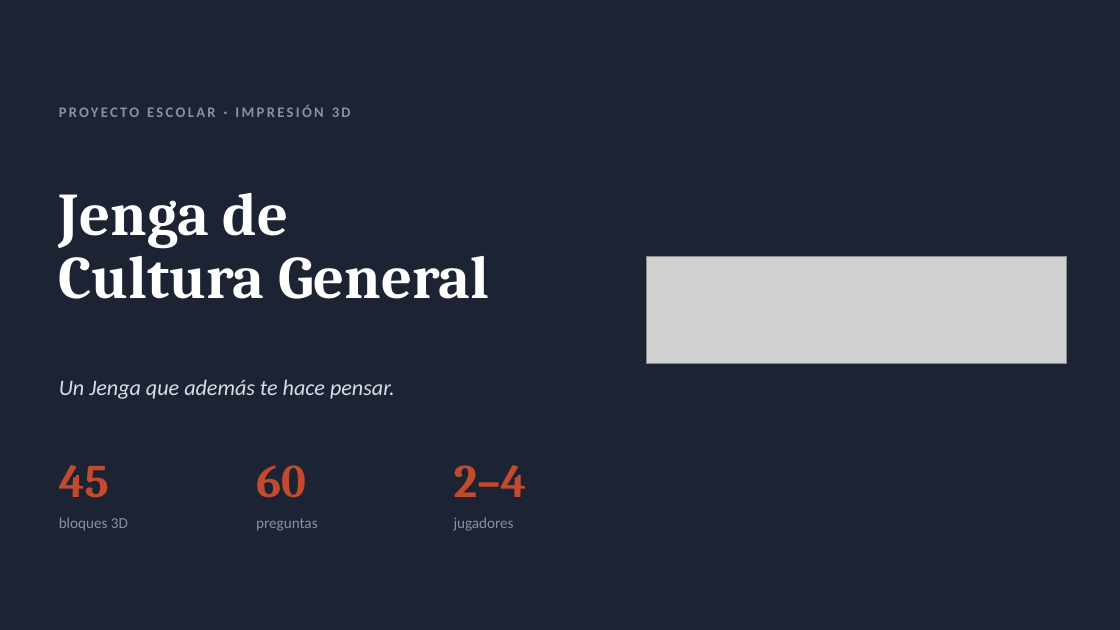
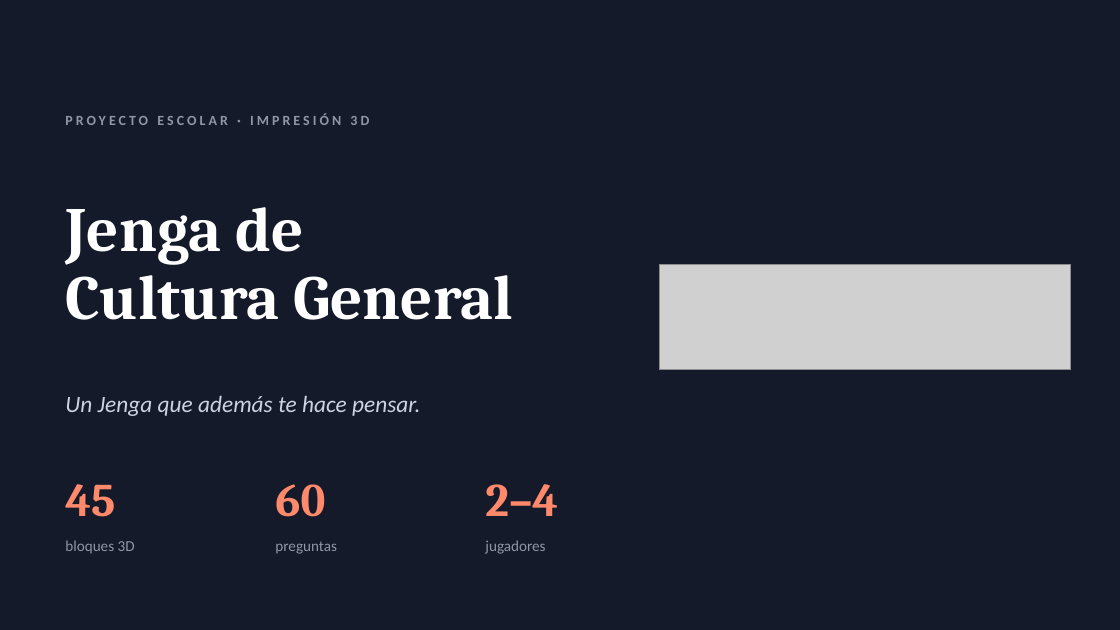
Before and after one commit to gonzabarde/Juego-Nieto, a slide deck: slide 1 of presentacion/Jenga_de_Cultura_General.pptx. Drawn at 1120x630 pixels with LibreOffice and Linux fonts; fonts in the diff are those of the drawing; grey boxes stand for pictures. Boxes give left, top, right and bottom in pixels: in the first picture for what was removed or moved away, otherwise in the second. Text is boxed around its words. In the diff, an @@ line names an element or a change of style, - is before the commit and + after.

Commit message:
Presentacion mas corta (8 diapositivas) y en PDF
De 12 diapositivas a 8. Se fusionaron "la idea" con la comparacion y
"las cartas" con "las piezas 3D"; las cinco materias pasaron a una tira
compacta dentro de la diapositiva del bloque, y se saco "como se
fabrica", que son instrucciones de impresion y ya estan en el README y
en las reglas.

Rediseño: fondo oscuro para portada, puntaje y cierre, y claro para el
resto; antetitulos en versalitas, tarjetas con sombra suave, cifras
grandes y mas aire en los margenes. Paleta un poco mas profunda.

Se agrega presentacion/Jenga_de_Cultura_General.pdf, para abrirla en
cualquier lado sin PowerPoint. El .pptx sigue estando, con las notas del
orador en cada diapositiva.

```diff
--- a/presentacion/Jenga_de_Cultura_General.pptx
+++ b/presentacion/Jenga_de_Cultura_General.pptx
@@ background #1C2333 to #141A2A @@
@@ text "PROYECTO ESCOLAR · IMPRESIÓN 3D": place and size @@
-text "PROYECTO ESCOLAR · IMPRESIÓN 3D" at box(59, 105, 351, 117)
+text "PROYECTO ESCOLAR · IMPRESIÓN 3D" at box(65, 113, 369, 125)
@@ text "PROYECTO ESCOLAR · IMPRESIÓN 3D" at box(65, 113, 369, 125): size 12.5 to 12 pt, text colour #8A90A0 to #8E96A8, letter spacing 2 to 2.6 pt @@
@@ text "Jenga de": place and size @@
-text "Jenga de" at box(59, 193, 489, 299)
+text "Jenga de" at box(65, 207, 514, 320)
@@ text "Jenga de" at box(65, 207, 514, 320): size 52 to 54 pt; line spacing 54pt to 58pt @@
@@ picture: place and size @@
-picture at box(647, 256, 1067, 364)
+picture at box(660, 265, 1071, 370)
@@ text "Un Jenga que además te ...": place and size @@
-text "Un Jenga que además te ..." at box(59, 379, 395, 399)
+text "Un Jenga que además te ..." at box(65, 396, 420, 416)
@@ text "Un Jenga que además te ..." at box(65, 396, 420, 416): size 19 to 20 pt, text colour #D8DCE6 to #CBD2E0 @@
@@ text "45": place and size @@
-text "45" at box(59, 465, 109, 498)
+text "45" at box(65, 484, 115, 517)
@@ text "60": place and size @@
-text "60" at box(256, 465, 306, 498)
+text "60" at box(275, 484, 325, 517)
@@ text colour #C24A2F to #FF8A6B in 3 elements at box(65, 484, 115, 517), box(275, 484, 325, 517), box(485, 484, 558, 516) @@
@@ text "2–4": place and size @@
-text "2–4" at box(454, 465, 527, 497)
+text "2–4" at box(485, 484, 558, 516)
@@ text "bloques 3D": place and size @@
-text "bloques 3D" at box(59, 517, 128, 531)
+text "bloques 3D" at box(65, 540, 135, 553)
@@ text "preguntas": place and size @@
-text "preguntas" at box(256, 518, 318, 531)
+text "preguntas" at box(275, 542, 337, 554)
@@ text colour #8A90A0 to #8E96A8 in 3 elements at box(65, 540, 135, 553), box(275, 542, 337, 554), box(485, 540, 545, 554) @@
@@ text "jugadores": place and size @@
-text "jugadores" at box(454, 517, 514, 531)
+text "jugadores" at box(485, 540, 545, 554)
```
Also in this commit, not shown: 3 other slides changed, 4 slides added, 8 slides removed, 2 other files.
